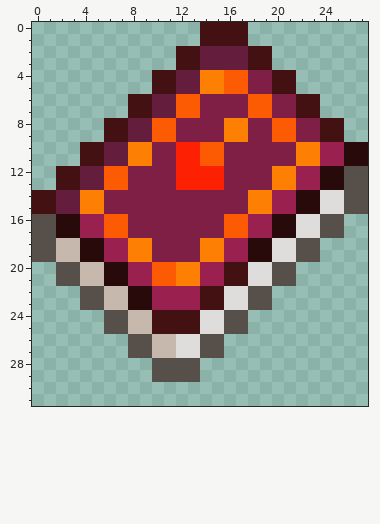
Two states of a pixel-art sprite, Items/Weapons/Magic/FireBolt.png. The picture above was drawn from the file before the commit.
The file is 28x32 pixels.
After:
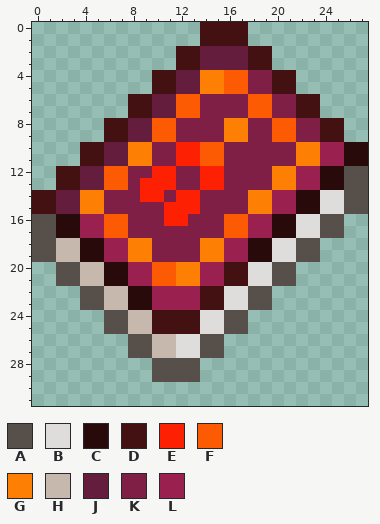
Palette (. is transparent): A #564f4a  B #dfdddb  C #280a0a  D #431111  E #fd2003  F #fd5b03  G #fd7f03  H #c7b8ad  J #651d3d  K #7f1f46  L #9a214f
Difference:
y 12: x 10..13 KKEE -> EEKK
y 13: x 9..13 KKKEE -> EEEKK
y 14: x 9..10 KK -> EE; x 12..13 KK -> EE
y 15: x 11..13 KKK -> EEE
y 16: x 11..12 KK -> EE
Changed places in both pictures, as pixel boxes (x1, y1, x2, y2):
changed: (140, 166, 200, 226)
